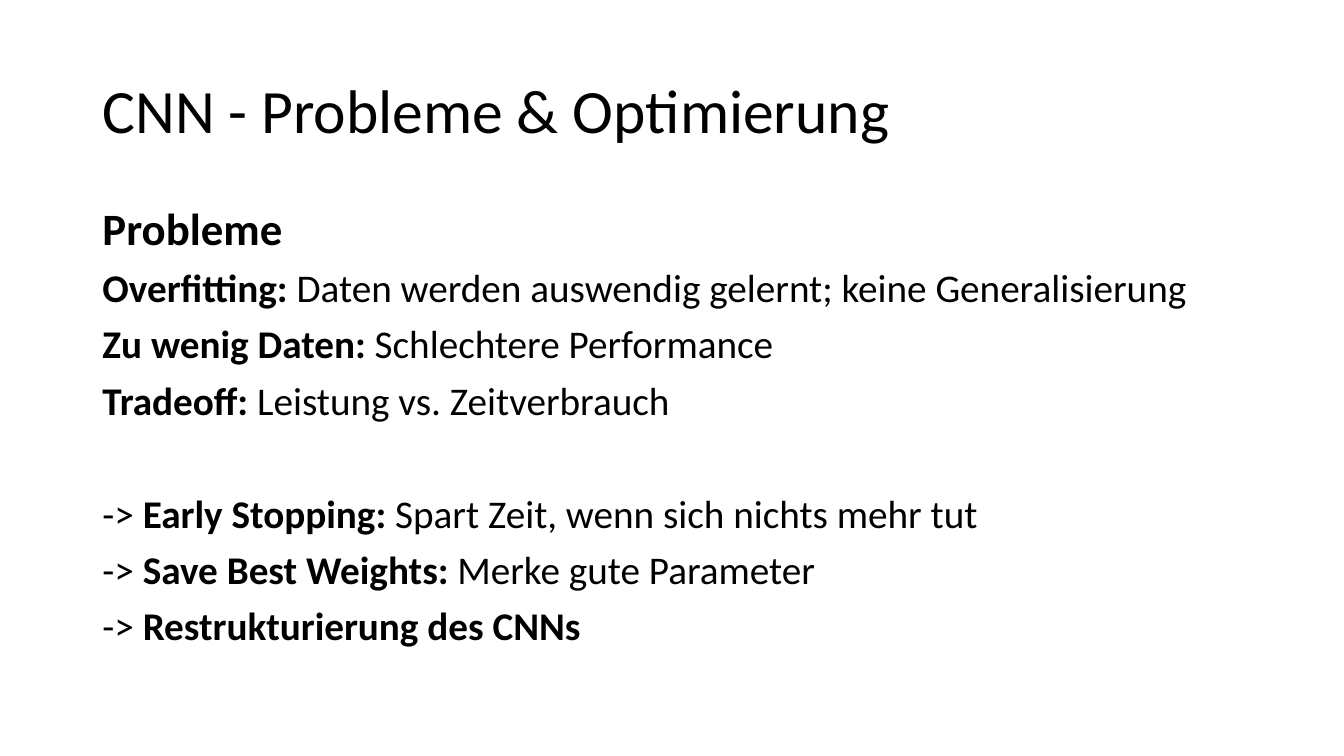
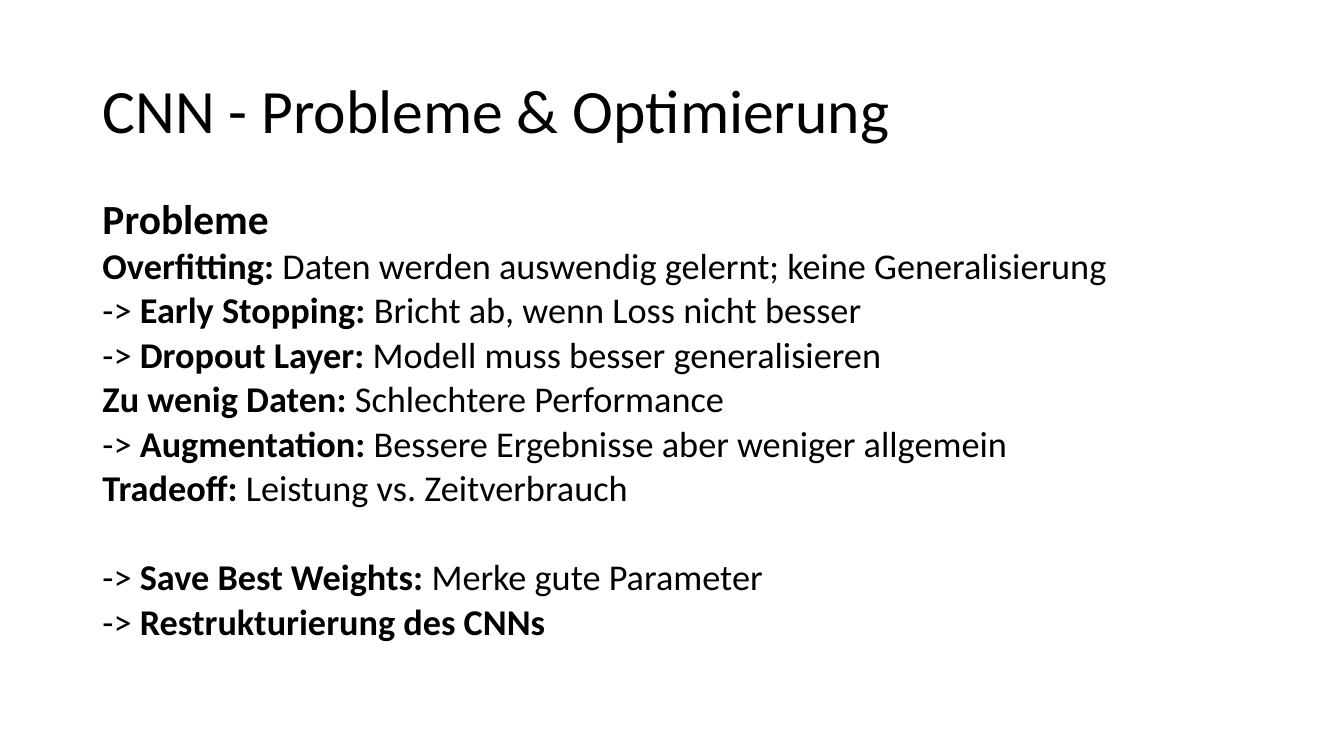
Before and after one commit to ageinpee/ComputerVision, a slide deck: slide 12 of project/Präsentation CV-Prak [Di].pptx (slide 11 before the commit). Drawn at 1344x756 pixels with LibreOffice and Linux fonts; fonts in the diff are those of the drawing. Boxes give left, top, right and bottom in pixels: in the first picture for what was removed or moved away, otherwise in the second. Text is boxed around its words. In the diff, an @@ line names an element or a change of style, - is before the commit and + after.

```diff
--- a/project/Präsentation CV-Prak [Di].pptx
+++ b/project/Präsentation CV-Prak [Di].pptx
@@ text at (x1=102, y1=205, x2=1106, y2=641): size 32 to 29.6 pt in "Probleme"; size 28 to 25.9 pt in "Overfitting: Daten werden auswendig gelernt; keine Generalis ...", "Zu wenig Daten: Schlechtere Performance", "Tradeoff: Leistung vs. Zeitverbrauch", "-> Save Best Weights: Merke gute Parameter" and 1 more places; line spacing 0.9 to 0.7 @@
@@ text at (x1=140, y1=297, x2=882, y2=375): paragraphs added @@
+-> Early Stopping: Bricht ab, wenn Loss nicht besser
+-> Dropout Layer: Modell muss besser generalisieren
@@ text at (x1=140, y1=431, x2=1007, y2=464): paragraph added @@
+-> Augmentation: Bessere Ergebnisse aber weniger allgemein
@@ text at (x1=143, y1=500, x2=978, y2=535): paragraph removed @@
--> Early Stopping: Spart Zeit, wenn sich nichts mehr tut
```
Also in this commit, not shown: 6 other slides changed, 3 slides added, 1 slide removed.
